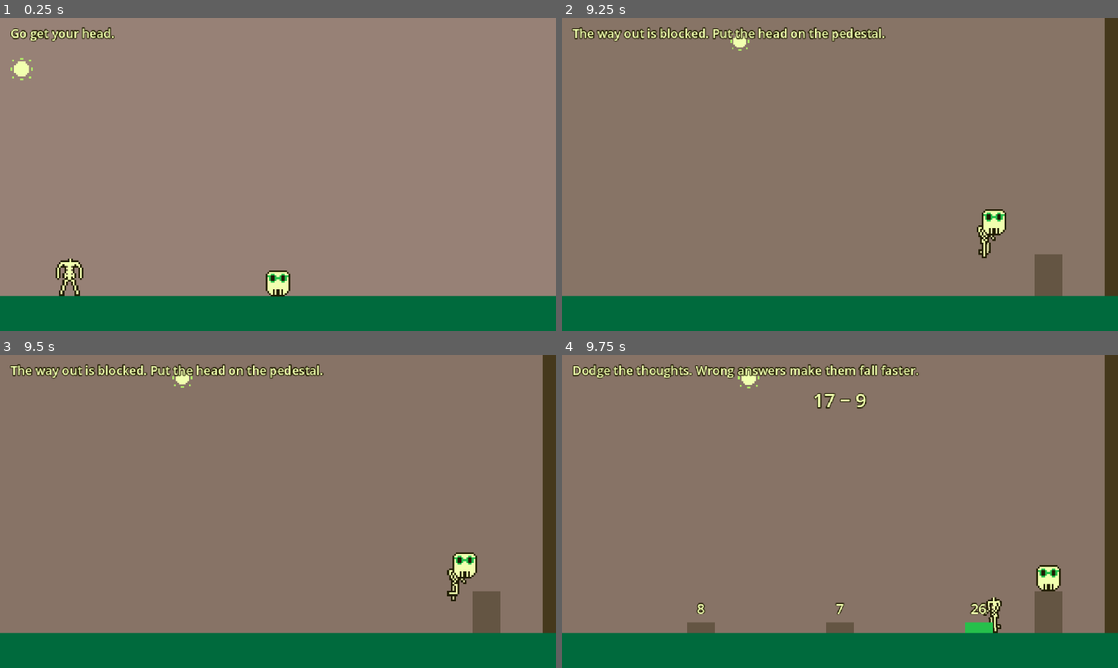
Above: before the commit, frames 1-4 (two rows, left to right).
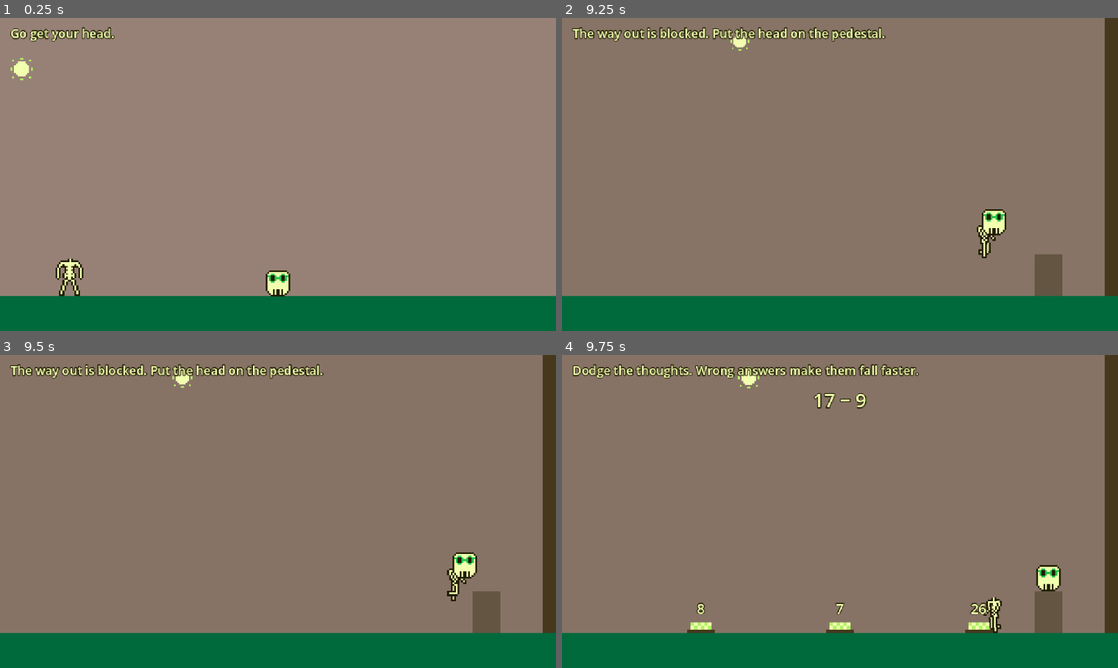
Above: after the commit, the same moments.

Repository: tucksravin/dont-lose-your-head
Game: Godot game, scene res://scenes/days/day_lockdown.tscn
Same seed, same stepped clock (60 frames per second), same inputs: the game is played once before the commit and once after it. This scene is started directly instead of the project's main scene.
Inputs:
- Up to frame 1 (0.25 s): no input
- Up to frame 2 (9.25 s): hold D (move_right) 0.53-2.03 s; tap E (interact) every 0.75 s from 0.6 to 8.85 s; tap Space (jump) at 0.77, 1.52, 3.02, 3.77, 4.52, 6.02, 6.77, 7.52, 9.02 s; hold A (move_left) 2.03-2.78 s; hold D (move_right) 2.78-4.28 s; hold A (move_left) 4.28-5.03 s; hold D (move_right) 5.03-5.78 s; hold A (move_left) 5.78-7.28 s; hold D (move_right) from 7.28 s (still down)
- Up to frame 3 (9.5 s): keep holding D (move_right)
- Up to frame 4 (9.75 s): release D (move_right) at 9.53 s; hold A (move_left) from 9.53 s (still down); tap E (interact) at 9.6 s

Frames 1-3 are identical in both runs. In frame 4, 0.5% of the frame differs, in the area x 22-78%, y 85-89%.

Commit message:
Lockdown answer plates use the button sprite: press/off frames replace the colour swap

Diff:
--- a/scenes/gameplay/answer_pad.gd
+++ b/scenes/gameplay/answer_pad.gd
@@ -27,8 +27,6 @@
 signal chosen(value: String)
 
 @export var value: String = ""
-@export var idle_color: Color = Color("645543")
-@export var active_color: Color = Color("25c04b")
 ## How far the body's centre may be from the plate's centre and still count as
 ## landing on it (px). 16 = the plate's own half-width, so the body has to come
 ## down over the plate, not merely clip its edge.
@@ -38,7 +36,10 @@
 @export var land_height: float = 24.0
 
 @onready var label: Label = $Label
-@onready var visual: ColorRect = $Visual
+## The plate itself — button.png (Tucker's), same art as the panic day's floor
+## button: `off` with its studs up, `press` when the body is on it, holding on
+## `on`. The pressed plate IS the feedback, so there is no colour swap.
+@onready var visual: AnimatedSprite2D = $Visual
 
 var _bodies: int = 0
 var _enabled: bool = true
@@ -135,7 +136,12 @@
 		_set_occupied(false)
 
 
-## Just the highlight — the choice is made in _on_body_landed().
+## Just the look — the choice is made in _on_body_landed(). `press` is a
+## one-shot that ends on the held-down frame, so standing on the plate keeps it
+## down and stepping off pops it back up.
 func _set_occupied(occupied: bool) -> void:
-	if visual != null:
-		visual.color = active_color if occupied else idle_color
+	if visual == null or visual.sprite_frames == null:
+		return
+	var anim: StringName = &"press" if occupied else &"off"
+	if visual.sprite_frames.has_animation(anim) and visual.animation != anim:
+		visual.play(anim)
--- a/scenes/gameplay/answer_pad.tscn
+++ b/scenes/gameplay/answer_pad.tscn
@@ -1,6 +1,7 @@
-[gd_scene load_steps=3 format=3]
+[gd_scene load_steps=4 format=3]
 
 [ext_resource type="Script" path="res://scenes/gameplay/answer_pad.gd" id="1_pad"]
+[ext_resource type="SpriteFrames" uid="uid://v3pomc0to6l7" path="res://assets/sprites/button_frames.tres" id="2_button"]
 
 [sub_resource type="RectangleShape2D" id="RectangleShape2D_pad"]
 size = Vector2(32, 8)
@@ -12,12 +13,12 @@
 position = Vector2(0, -4)
 shape = SubResource("RectangleShape2D_pad")
 
-[node name="Visual" type="ColorRect" parent="."]
-offset_left = -16.0
-offset_top = -12.0
-offset_right = 16.0
-mouse_filter = 2
-color = Color(0.392156862745098, 0.333333333333333, 0.262745098039216, 1)
+[node name="Visual" type="AnimatedSprite2D" parent="."]
+scale = Vector2(2, 2)
+sprite_frames = ExtResource("2_button")
+animation = &"off"
+centered = false
+offset = Vector2(-16, -32)
 
 [node name="Label" type="Label" parent="."]
 offset_left = -40.0
Not shown, changed: assets/sprites/README.md
Not shown, changed: journals/tucker.md
